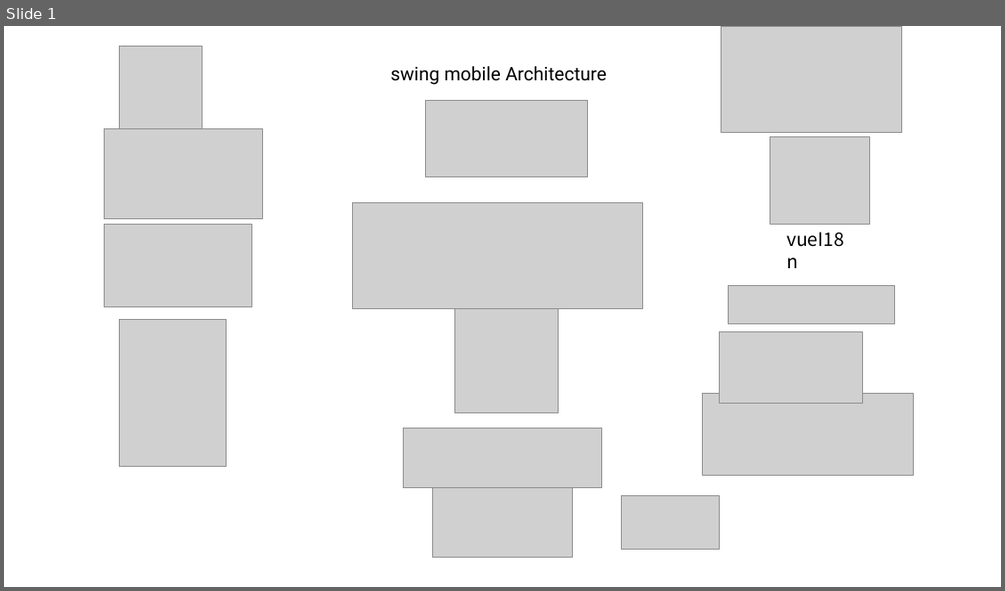
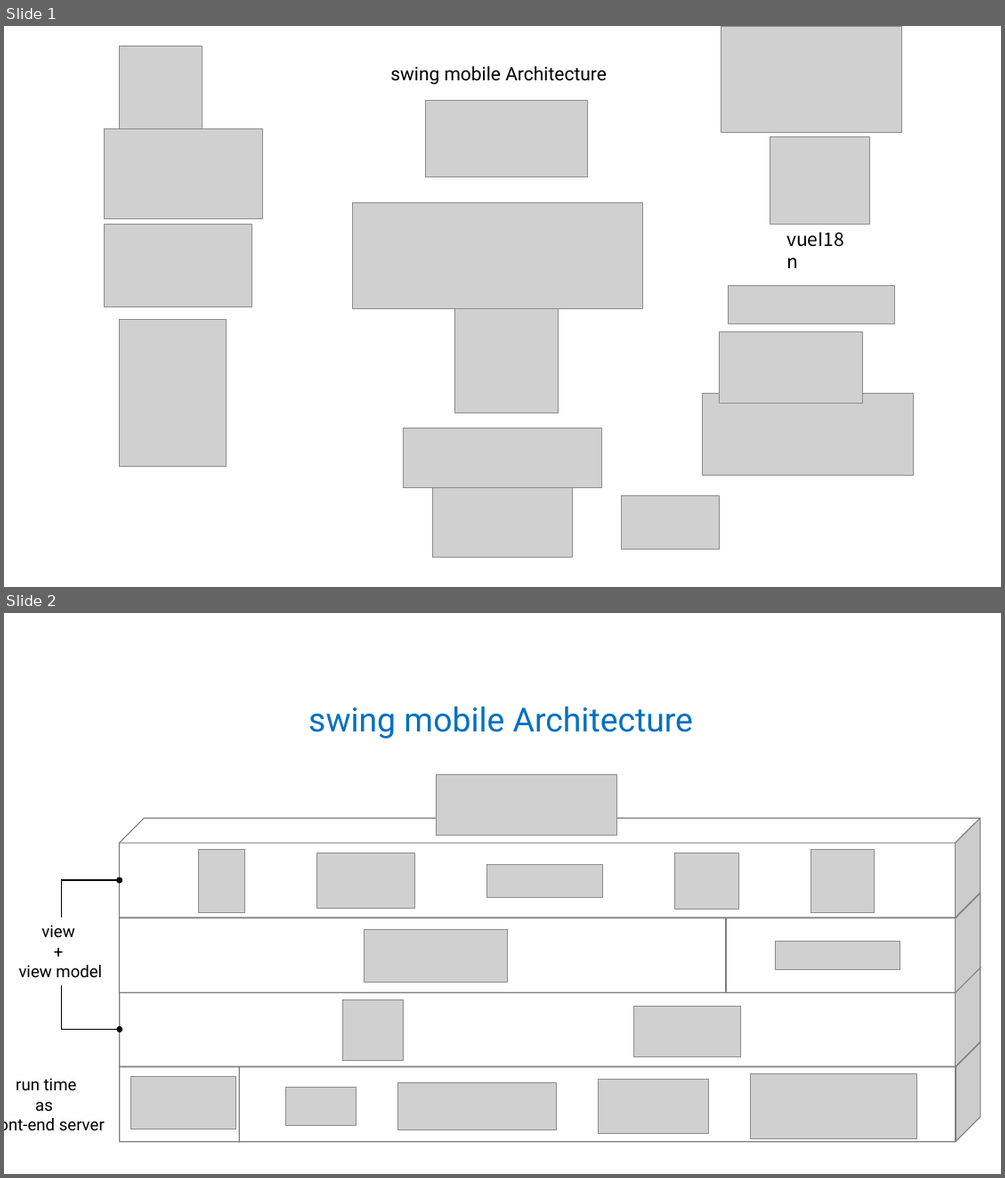
Before and after one commit to sekterra/swingmobile, a slide deck: _doc/swing_mobile_architecture.pptx. Shown one above the other, each under a label of ours: slide 1 before the commit, slides 1 and 2 after it. The pictures are 1005x591 and 1005x1178 pixels, drawn with LibreOffice and Linux fonts; fonts in the diff are those of the drawing; grey boxes stand for pictures. Boxes give left, top, right and bottom in pixels: in the first picture for what was removed or moved away, otherwise in the second. Text is boxed around its words. In the diff, an @@ line names an element or a change of style, - is before the commit and + after.

```diff
--- a/_doc/swing_mobile_architecture.pptx
+++ b/_doc/swing_mobile_architecture.pptx
@@ slide 2 added at box(4, 613, 1001, 1174), background #FFFFFF @@
@@ text added at box(308, 706, 693, 738), 32 pt, text #0070C0 @@
+swing mobile Architecture
@@ picture added at box(436, 774, 616, 835) @@
@@ cube added at box(119, 818, 979, 917), fill #FFFFFF, outline #808080 1 pt @@
@@ picture added at box(198, 849, 245, 912) @@
@@ picture added at box(811, 850, 874, 913) @@
@@ picture added at box(316, 853, 414, 908) @@
@@ picture added at box(487, 864, 603, 897) @@
@@ picture added at box(675, 853, 738, 909) @@
@@ elbow double arrow added from (119, 880) to (119, 1030), #000000 1 pt @@
@@ cube added at box(119, 893, 751, 993), fill #FFFFFF, outline #808080 1 pt @@
@@ cube added at box(727, 893, 980, 993), fill #FFFFFF, outline #808080 1 pt @@
@@ text added at box(19, 925, 102, 977), 16 pt, text #000000 @@
+view
++
+view model
@@ picture added at box(364, 929, 507, 981) @@
@@ picture added at box(775, 941, 900, 970) @@
@@ cube added at box(119, 966, 979, 1066), fill #FFFFFF, outline #808080 1 pt @@
@@ picture added at box(343, 1000, 403, 1060) @@
@@ picture added at box(633, 1005, 741, 1056) @@
@@ cube added at box(119, 1042, 265, 1142), fill #FFFFFF, outline #808080 1 pt @@
@@ text added at box(4, 1078, 105, 1131), 16 pt, text #000000 @@
+run time
+as
+front-end server
@@ picture added at box(131, 1077, 235, 1129) @@
@@ group added at box(240, 1042, 980, 1142): 4 pictures, 1 cube @@
```
Also in this commit, not shown: 1 other slide added, 1 slide removed, 12 other files.
